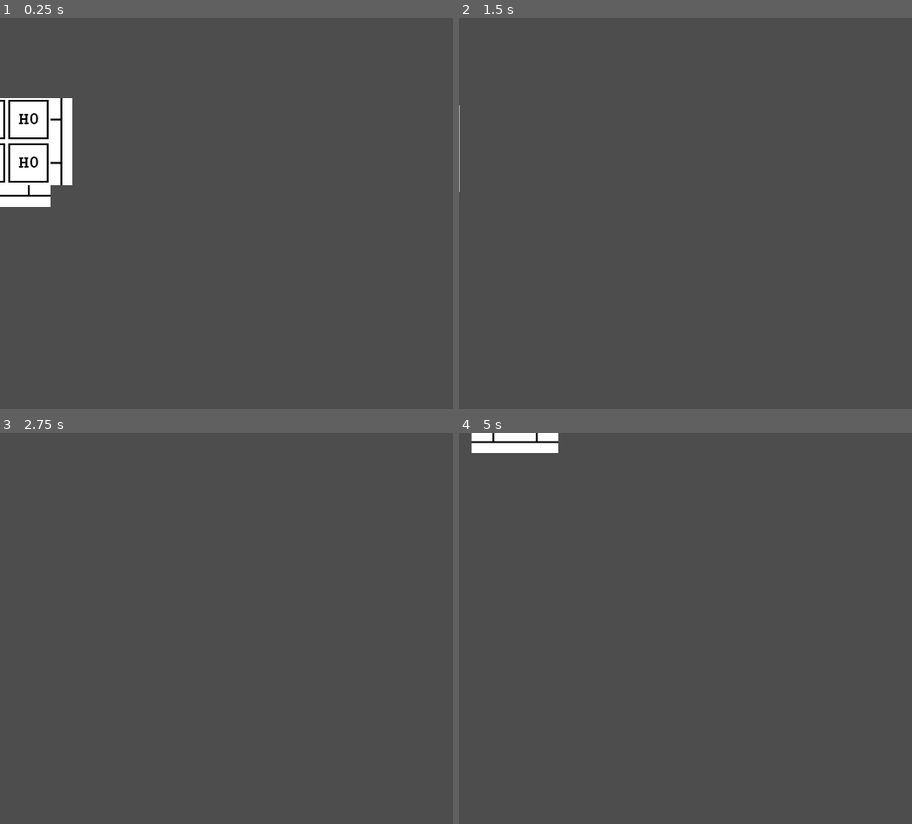
Above: before the commit, frames 1-4 (two rows, left to right).
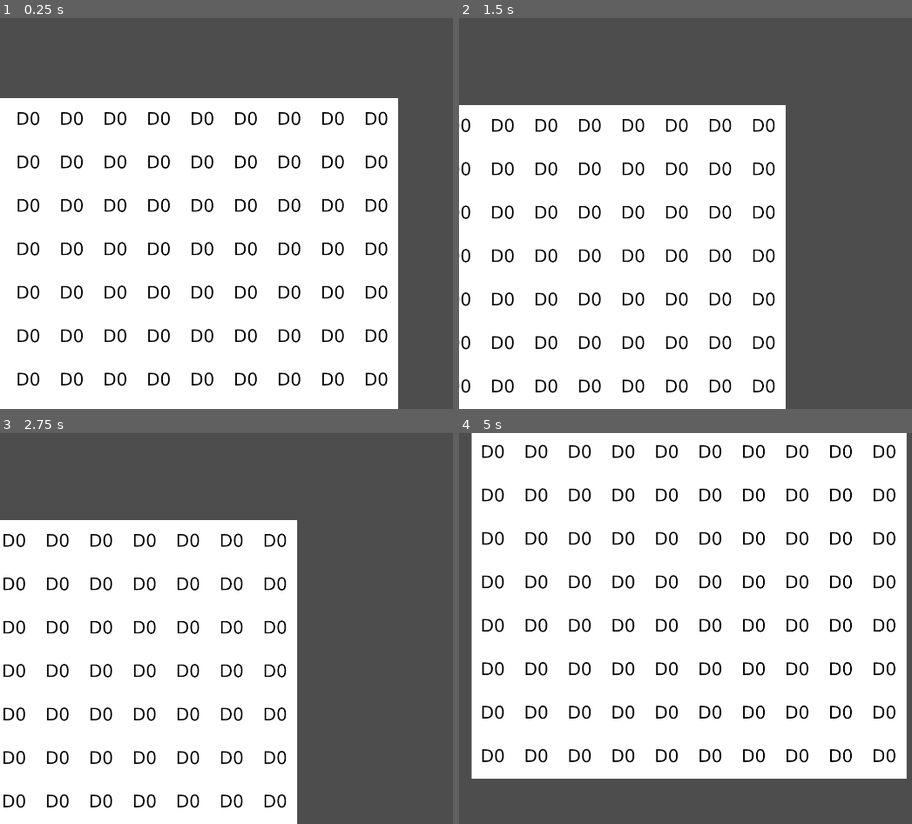
Above: after the commit, the same moments.

Repository: jokutdavid/windymob
Game: Godot game, scene res://Main.tscn
Same seed, same stepped clock (60 frames per second), same inputs: the game is played once before the commit and once after it.
Inputs (mouse positions are in pixels of both pictures, inside the frame that each line leads up to):
- Up to frame 1 (0.25 s): no input
- Up to frame 2 (1.5 s): tap Enter at 0.5 s; move the mouse to (outside the picture) at 0.52 s; hold Right (ui_right) 0.53-1.25 s; click (outside the picture) at 0.67 s; drag from (667, 233) to (771, 291) at 1.27 s
- Up to frame 3 (2.75 s): move the mouse to (416, 542) at 2.02 s; hold Right (ui_right) from 2.03 s (still down); click (416, 542) at 2.17 s
- Up to frame 4 (5 s): release Right (ui_right) at 2.75 s; drag from (771, 706) to (599, 569) at 2.77 s; move the mouse to (outside the picture) at 3.52 s; hold Left (ui_left) 3.53-4.25 s; click (outside the picture) at 3.67 s; drag from (599, 569) to (703, 530) at 4.27 s

The runs differ from the first frame. In frame 1, 66% of the frame differs, in the area x 0-88%, y 20-100%; in frame 2, 56%; in frame 3, 51%; in frame 4, 84%, in the area x 2-99%, y 0-89%.

Commit message:
Adds basic terrain and camera functionality.
Initializes basic terrain tile generation and implements camera controls.

- Introduces terrain tile scene and generation script.
- Implements basic camera movement and zoom controls within defined bounds.
- Moves house assets to a more appropriate 'builds' folder.

Diff:
--- a/Main.tscn
+++ b/Main.tscn
@@ -1,41 +1,20 @@
 [gd_scene load_steps=4 format=3 uid="uid://ba8s10n0og28j"]
 
-[ext_resource type="PackedScene" uid="uid://bmolsem7whbtq" path="res://build_tile.tscn" id="1_ig7tw"]
-[ext_resource type="PackedScene" uid="uid://it2w44nxly1t" path="res://road_tile.tscn" id="2_0xm2m"]
+[ext_resource type="Script" uid="uid://ber26ejbwc8vw" path="res://main.gd" id="1_r0du0"]
+[ext_resource type="Script" uid="uid://d3q6vukrp1w8v" path="res://terrain_tiles.gd" id="1_uu6xs"]
 [ext_resource type="Script" uid="uid://cshywi32jjfji" path="res://scripts/camera_2d.gd" id="3_h2yge"]
 
 [node name="Root" type="Node2D"]
+script = ExtResource("1_r0du0")
 
 [node name="Game" type="Node2D" parent="."]
 
 [node name="RoadTiles" type="Node2D" parent="Game"]
 
-[node name="RoadTile00" parent="Game/RoadTiles" instance=ExtResource("2_0xm2m")]
-position = Vector2(240, 0)
-
-[node name="RoadTile02" parent="Game/RoadTiles" instance=ExtResource("2_0xm2m")]
-position = Vector2(120, 240)
-rotation = 1.5708
-
-[node name="RoadTile04" parent="Game/RoadTiles" instance=ExtResource("2_0xm2m")]
-position = Vector2(240, 240)
-rotation = 1.5708
-
-[node name="RoadTile03" parent="Game/RoadTiles" instance=ExtResource("2_0xm2m")]
-position = Vector2(240, 120)
-
 [node name="BuildTiles" type="Node2D" parent="Game"]
 
-[node name="BuildTile00" parent="Game/BuildTiles" instance=ExtResource("1_ig7tw")]
-
-[node name="BuildTile01" parent="Game/BuildTiles" instance=ExtResource("1_ig7tw")]
-position = Vector2(120, 0)
-
-[node name="BuildTile02" parent="Game/BuildTiles" instance=ExtResource("1_ig7tw")]
-position = Vector2(120, 120)
-
-[node name="BuildTile03" parent="Game/BuildTiles" instance=ExtResource("1_ig7tw")]
-position = Vector2(0, 120)
+[node name="TerrainTiles" type="Node2D" parent="Game"]
+script = ExtResource("1_uu6xs")
 
 [node name="Camera2D" type="Camera2D" parent="."]
 position = Vector2(1061, 319)
--- /dev/null
+++ b/main.gd
@@ -0,0 +1,10 @@
+extends Node2D
+
+var TerrainTiles := preload("res://terrain_tile.tscn")
+var terrain_tiles_array := []
+
+#func _ready():
+	#
+	#for i in range(10):
+		#for j in range(10):
+			#terrain
--- a/road_tile.tscn
+++ b/road_tile.tscn
@@ -1,10 +1,19 @@
 [gd_scene load_steps=3 format=3 uid="uid://it2w44nxly1t"]
 
 [ext_resource type="Texture2D" uid="uid://bjsi0gdjh6lca" path="res://art/road/road_00_04.png" id="1_5s150"]
-[ext_resource type="Script" uid="uid://dsb77gy6tpt2y" path="res://scripts/road_tile.gd" id="1_74g5e"]
+
+[sub_resource type="GDScript" id="GDScript_5s150"]
+script/source = "extends Node2D
+
+var isTurned: bool
+
+func _ready() :
+	isTurned = abs(self.rotation_degrees - 90) < 0.01
+	print(str(isTurned) + \"\\n\")
+"
 
 [node name="RoadTile" type="Node2D"]
-script = ExtResource("1_74g5e")
+script = SubResource("GDScript_5s150")
 
 [node name="Area2D" type="Area2D" parent="."]
 
--- a/scripts/camera_2d.gd
+++ b/scripts/camera_2d.gd
@@ -38,7 +38,19 @@
 		drag_pos = (drag_pos + mouse_pos) / 2
 
 
+
 	#at the end of frame makes sure that the viewport doesn't exit the usable frame
 	position.x = max(800, min(new_pos.x, 1500))
 	position.y = max(300, min(new_pos.y, 1500))
-	print(str(position.x) + ":" + str(position.y))
+
+
+func _input(event):
+	var changed_zoom = zoom
+	if event is InputEventMouseButton:
+		if event.button_index == MOUSE_BUTTON_WHEEL_UP:
+			changed_zoom = changed_zoom * 1.2
+		elif event.button_index == MOUSE_BUTTON_WHEEL_DOWN:
+			changed_zoom = changed_zoom * 0.8
+
+	if changed_zoom.x > 0.3 and changed_zoom.x < 12:
+		zoom = changed_zoom
--- a/scripts/road_tile.gd
+++ /dev/null
@@ -1,7 +0,0 @@
-extends Node2D
-
-var isTurned: bool
-
-func _ready() :
-	isTurned = abs(self.rotation_degrees - 90) < 0.01
-	print(str(isTurned) + "\n")
--- /dev/null
+++ b/terrain_tile.tscn
@@ -0,0 +1,12 @@
+[gd_scene load_steps=2 format=3 uid="uid://b3vx2qxh4e8sq"]
+
+[ext_resource type="Texture2D" uid="uid://bhbipsa205ink" path="res://art/terrain/dirt_00.png" id="1_14ndr"]
+
+[node name="TerrainTile" type="Node2D"]
+
+[node name="Area2D" type="Area2D" parent="."]
+
+[node name="TextureRect" type="TextureRect" parent="Area2D"]
+offset_right = 40.0
+offset_bottom = 40.0
+texture = ExtResource("1_14ndr")
--- /dev/null
+++ b/terrain_tiles.gd
@@ -0,0 +1,14 @@
+extends Node2D
+
+var TerrainChild = preload("res://terrain_tile.tscn")
+var terrain_grid : Array = []
+
+
+func _ready():
+	for x in range(10):
+		terrain_grid.append([])
+		for y in range(10):
+			var terrain_child = TerrainChild.instantiate()
+			add_child(terrain_child)
+			terrain_child.position = Vector2(x, y) * 120
+			terrain_grid[x].append(terrain_child)
Not shown, changed: art/builds/house/house_00.png.import
Binary file removed: art/house/house_00.png
Binary file added: art/terrain/dirt_00.png
Not shown, added: art/terrain/dirt_00.png.import
Not shown, added: main.gd.uid
Not shown, removed: scripts/road_tile.gd.uid
Not shown, added: terrain_tiles.gd.uid
Not shown, added: art/builds/house/house_00.png
